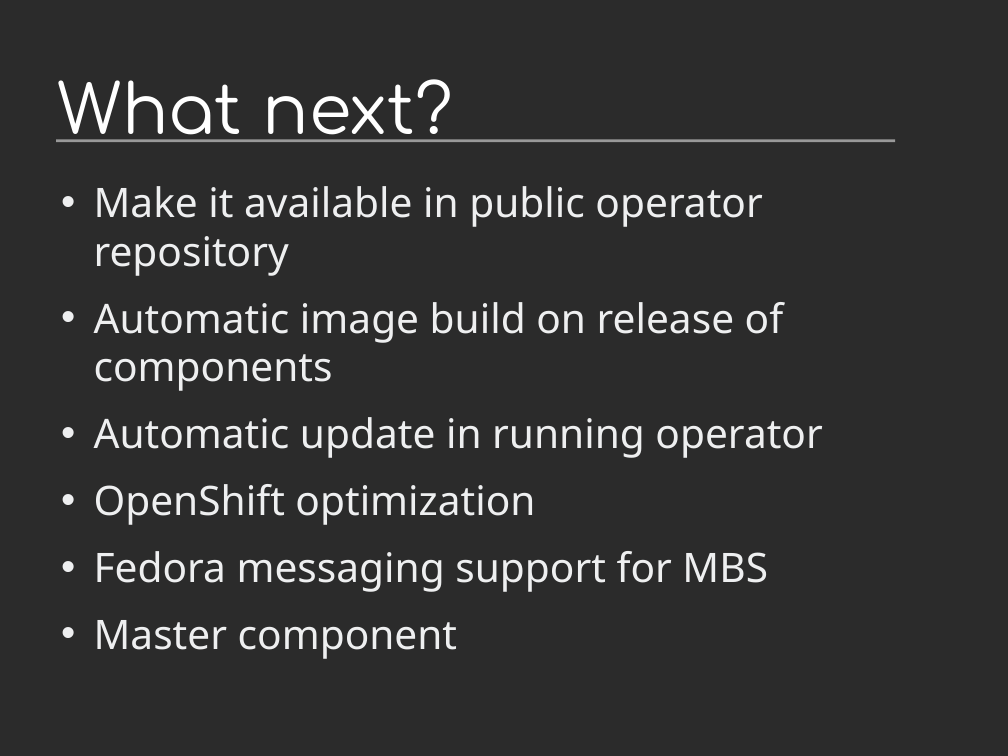
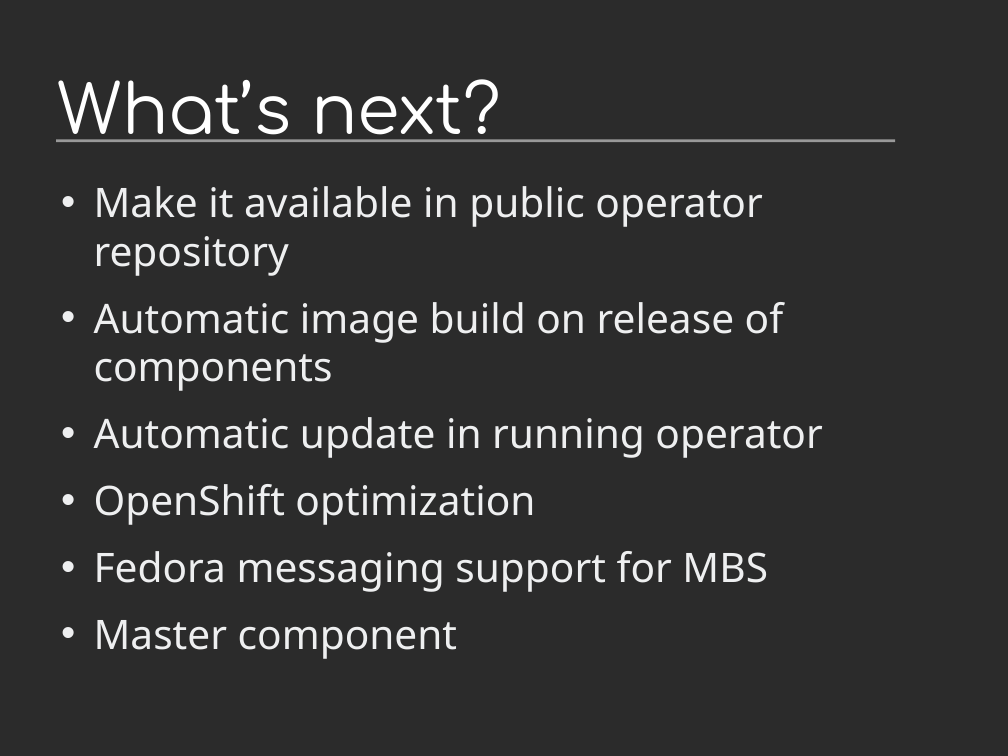
Before and after one commit to Zlopez/fedora_slides, a slide deck: slide 16 of MBBox - Module Building in a Box/MBBox.odp. Drawn at 1008x756 pixels with LibreOffice and Linux fonts; fonts in the diff are those of the drawing; background and template pictures are left out; a plain dark background stands for a picture behind light text. Boxes give left, top, right and bottom in pixels: in the first picture for what was removed or moved away, otherwise in the second. Text is boxed around its words. In the diff, an @@ line names an element or a change of style, - is before the commit and + after.

Commit message:
MBBox presentation final version

```diff
--- a/MBBox - Module Building in a Box/MBBox.odp
+++ b/MBBox - Module Building in a Box/MBBox.odp
@@ title at [58, 79, 501, 142]: text changed @@
-What next?
+What’s next?
```
Also in this commit, not shown: 1 other file.
